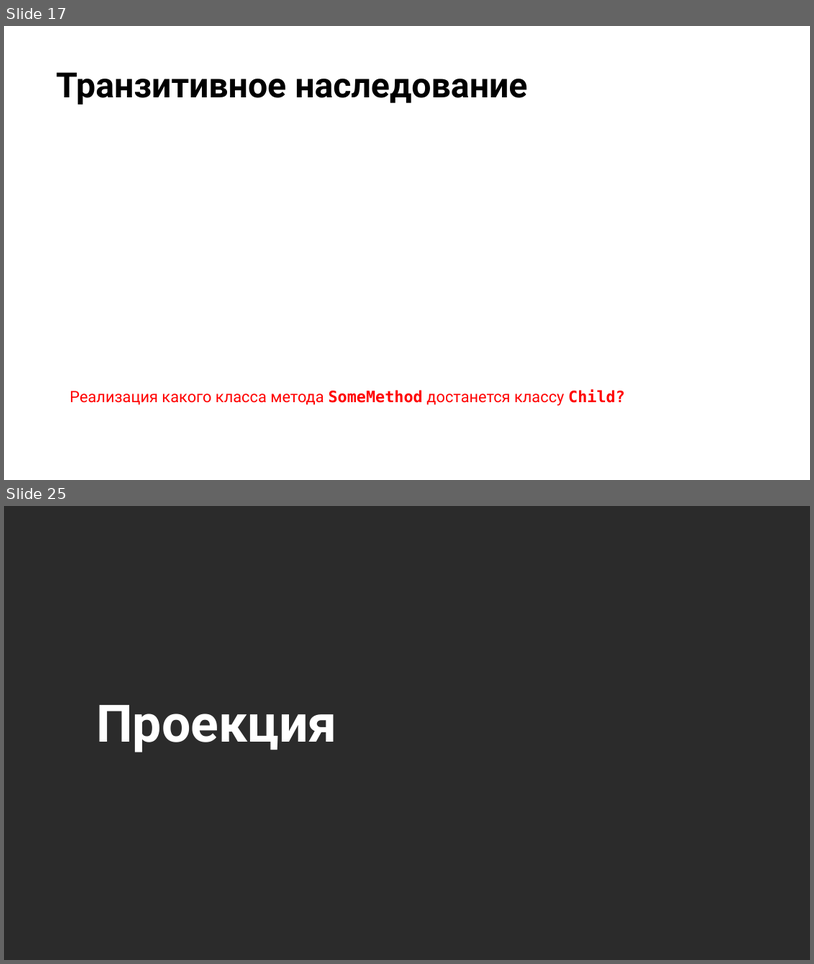
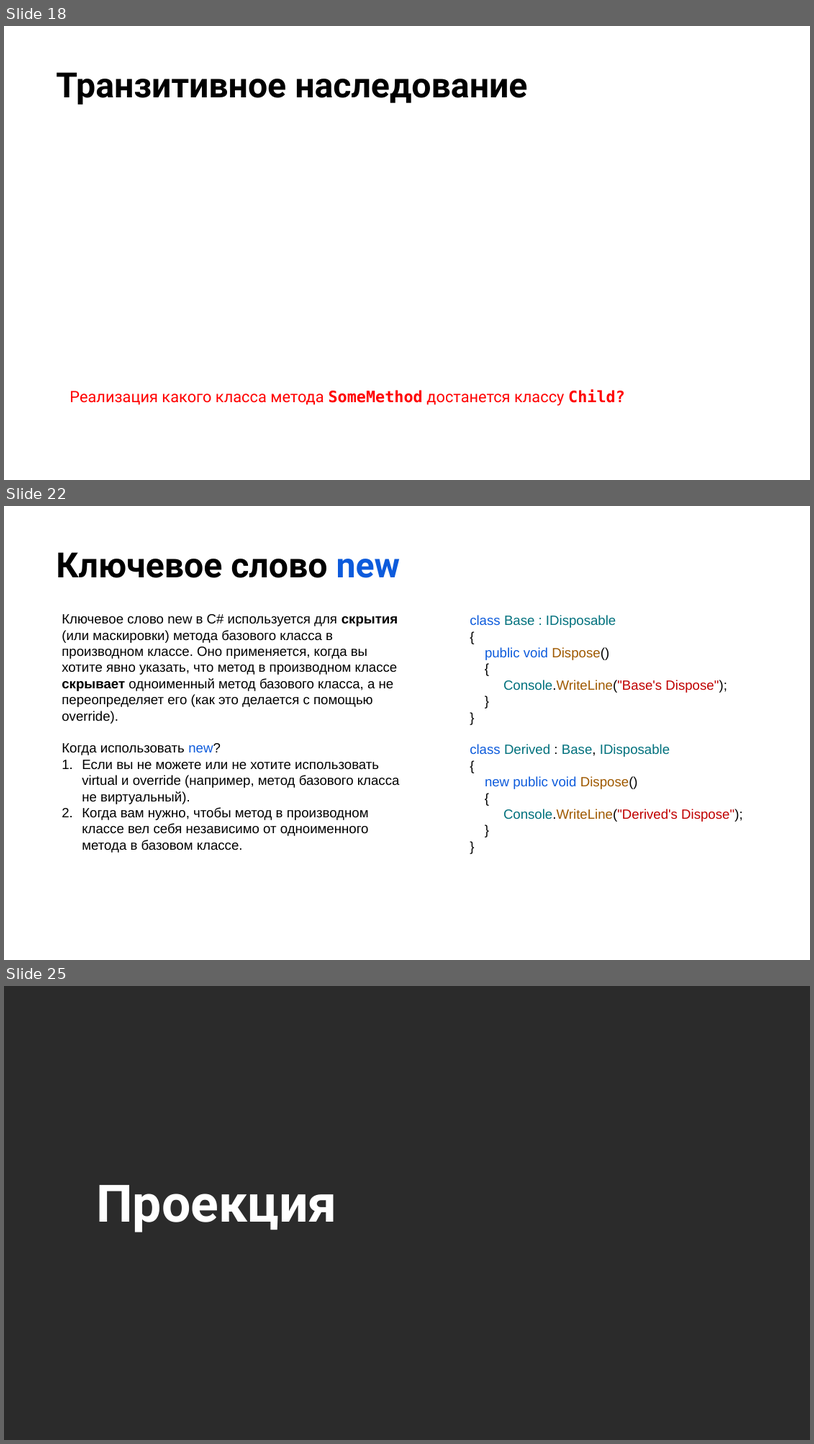
Before and after one commit to NilovPavel/OOP, a slide deck: ООП.pptx. Shown one above the other, each under a label of ours: slides 17 and 25 before the commit, slides 18, 22 and 25 after it; the slides between them are not shown. The pictures are 814x964 and 814x1444 pixels, drawn with LibreOffice and Linux fonts; fonts in the diff are those of the drawing; background and template pictures are left out; a plain dark background stands for a picture behind light text. Boxes give left, top, right and bottom in pixels: in the first picture for what was removed or moved away, otherwise in the second. Text is boxed around its words. In the diff, an @@ line names an element or a change of style, - is before the commit and + after.

```diff
--- a/ООП.pptx
+++ b/ООП.pptx
@@ slide 22 added at (4, 506, 810, 960), background picture (left out) @@
@@ title added at (56, 552, 400, 578), 31 pt, text #000000, bold @@
+Ключевое слово new
@@ text added at (62, 614, 400, 852), 12 pt, text #000000 @@
+Ключевое слово new в C# используется для скрытия (или маскировки) метода базового класса в производном классе. Оно применяется, когда вы хотите явно указать, что метод в производном классе скрывает одноименный метод базового класса, а не переопределяет его (как это делается с помощью override).
+Когда использовать new?
+1. Если вы не можете или не хотите использовать virtual и override (например, метод базового класса не виртуальный).
+2. Когда вам нужно, чтобы метод в производном классе вел себя независимо от одноименного метода в базовом классе.
@@ text added at (470, 615, 743, 821), 12 pt, text #00717D @@
+class Base : IDisposable
+{
+public void Dispose()
+{
+Console.WriteLine("Base's Dispose");
+}
+}
+class Derived : Base, IDisposable
+{
+new public void Dispose()
+{
+Console.WriteLine("Derived's Dispose");
+}
+}
@@ what was slide 17 is now slide 18 @@
```
Also in this commit, not shown: 4 slides changed, 4 other slides added, 28 slides removed, 7 other files.
